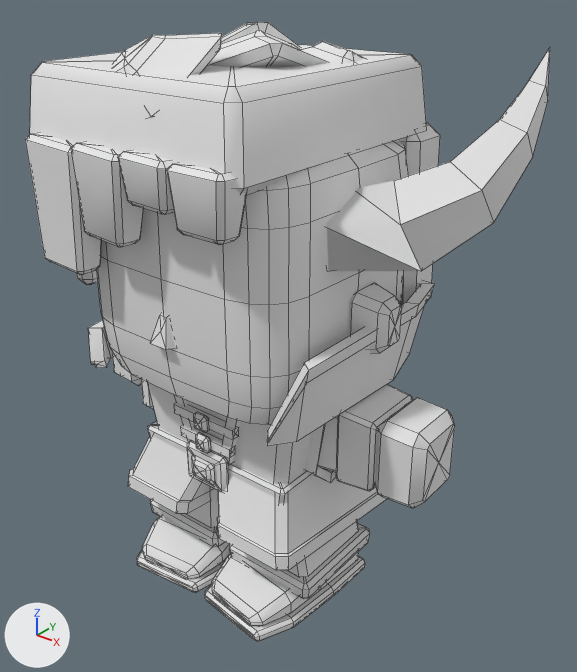
Two versions of the Blender file ArtSource/dante/redesign-20261005/dante_redesign.blend, one commit apart.
Rendered twice from a 50 mm lens placed at (0.669, -0.757, 0.872), pointed at (0.04, 0.029, 0.385). Arrows for +X, +Y and +Z are at lower left; the lights stay in place. The older version comes first. Mesh edges are drawn as thin lines.

In view in the first picture: 'body-mesh', 'head-mesh'.
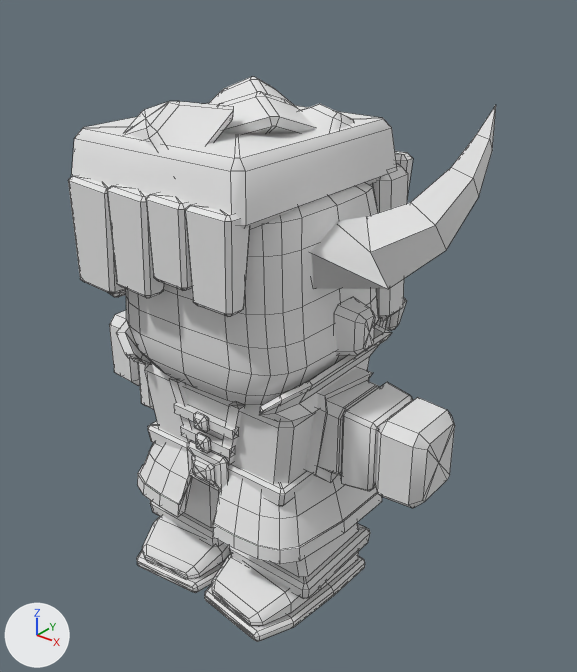
Changed parts and their boxes [x1, y1, x2, y2] in the pictures (577 x 672 px; the box of a moved part takes in the faces that stretch with it):
'head-mesh', reshaped (18% narrower, 18% shorter)
    before: [25, 22, 550, 424]
    after: [68, 77, 496, 405]
'body-mesh', reshaped (8% shorter)
    before: [88, 281, 455, 642]
    after: [109, 310, 455, 642]
part 1 of me_body_mesh_001, rebuilt
    before: [88, 281, 435, 446]
    after: [117, 320, 392, 422]
part 2 of me_body_mesh_001, rebuilt
    before: [217, 474, 387, 570]
    after: [137, 443, 382, 564]
part 3 of me_body_mesh_001, deleted
    before: [128, 436, 213, 514]
part 4 of me_body_mesh_001, reshaped
    before: [317, 384, 409, 491]
    after: [317, 381, 409, 491]
part 5 of me_body_mesh_001, moved or reshaped
    before: [141, 379, 150, 407]
    after: [138, 363, 150, 407]
part 6 of me_head_mesh_001, moved or reshaped
    before: [350, 283, 402, 353]
    after: [334, 297, 375, 355]
part 7 of me_head_mesh_001, moved or reshaped
    before: [30, 44, 427, 195]
    after: [71, 103, 397, 229]
part 8 of me_head_mesh_001, moved or reshaped
    before: [402, 123, 440, 305]
    after: [373, 164, 408, 319]
part 9 of me_head_mesh_001, moved or reshaped (mostly hidden)
    before: [77, 269, 98, 285]
    after: [109, 289, 126, 297]
part 10 of me_head_mesh_001, moved or reshaped
    before: [326, 48, 550, 271]
    after: [311, 105, 496, 289]
part 11 of me_head_mesh_001, rebuilt (19% narrower, 21% shorter)
    before: [97, 142, 408, 424]
    after: [126, 183, 379, 405]
part 12 of me_head_mesh_001, rebuilt (not visible before)
    after: [386, 297, 407, 330]
part 13 of me_head_mesh_001, deleted
    before: [300, 41, 366, 63]
part 14 of me_head_mesh_001, deleted
    before: [167, 163, 247, 245]
part 15 of me_head_mesh_001, deleted
    before: [25, 133, 101, 275]
part 16 of me_head_mesh_001, deleted
    before: [151, 314, 175, 350]
part 17 of me_head_mesh_001, cut back
    before: [71, 22, 328, 247]
    after: [68, 77, 413, 329]

What changed in the scene script:
```text
Change me_body_mesh_001:
    remove me_body_mesh_001.from_pydata(...)  # 989 vertices, 1124 faces; spans x -0.292..0.292, y -0.16..0.199, z 0.0..0.462
    add me_body_mesh_001.from_pydata(...)  # 1129 vertices, 1280 faces; spans x -0.292..0.292, y -0.147..0.16, z 0.0..0.398
    me_body_mesh_001 part 1: the loose piece of 56 vertices spanning x -0.201..0.212, y -0.16..0.199, z 0.346..0.462 is rebuilt with 74 vertices and now spans x -0.164..0.164, y -0.129..0.159, z 0.338..0.398
    me_body_mesh_001 part 2: the loose piece of 41 vertices spanning x 0.0..0.158, y -0.13..0.156, z 0.1..0.226 is rebuilt with 170 vertices and now spans x -0.162..0.162, y -0.134..0.16, z 0.1..0.226
    me_body_mesh_001 part 3: the loose piece of 41 vertices spanning x -0.158..0.0, y -0.13..0.156, z 0.1..0.226 is deleted
    me_body_mesh_001 part 4
    8 faces are deleted
    4 vertices in x 0.168..0.173, y 0.063..0.07, z 0.232..0.239 move by (0.008, 0.0, -0.001)
    4 vertices in x 0.168..0.173, y 0.063..0.07, z 0.336..0.343 move by (0.008, 0.0, 0.002)
    4 vertices in x 0.168..0.173, y -0.035..-0.028, z 0.336..0.343 move by (0.008, -0.001, 0.002)
    4 vertices in x 0.168..0.173, y -0.035..-0.028, z 0.232..0.239 move by (0.008, -0.001, -0.001)
    1 vertex moves from x 0.168, y 0.017, z 0.288 to x 0.176, y 0.017, z 0.288
    34 vertices are added at x 0.158..0.184, y -0.032..0.066, z 0.235..0.341
    48 new faces join them
    me_body_mesh_001 part 5
    34 vertices in x -0.2..-0.161, y -0.049..0.083, z 0.217..0.359 move by (-0.004, 0.0, 0.0)
    4 vertices in x -0.198..-0.19, y 0.052..0.063, z 0.239..0.25 move by (0.028, 0.001, -0.001)
    4 vertices in x -0.198..-0.19, y 0.052..0.063, z 0.326..0.337 move by (0.028, 0.001, 0.001)
    3 vertices in x -0.198..-0.19, y -0.029..-0.021, z 0.326..0.337 move by (0.028, -0.001, 0.001)
    3 vertices in x -0.198..-0.19, y -0.029..-0.021, z 0.239..0.25 move by (0.028, -0.001, -0.001)
    3 vertices move from x -0.19, y -0.018..0.017, z 0.247..0.329 to x -0.162, y -0.018..0.017, z 0.246..0.33
Change me_head_mesh_001:
    remove me_head_mesh_001.from_pydata(...)  # 807 vertices, 929 faces; spans x -0.216..0.322, y -0.211..0.24, z 0.318..0.789
    add me_head_mesh_001.from_pydata(...)  # 958 vertices, 1105 faces; spans x -0.181..0.27, y -0.177..0.204, z 0.323..0.716
    me_head_mesh_001 part 6: the loose piece of 34 vertices spanning x 0.164..0.216, y -0.017..0.043, z 0.414..0.498 is scaled about its middle by 0.84, then moved by (-0.03, -0.002, -0.018)
    me_head_mesh_001 part 7: the loose piece of 34 vertices spanning x -0.198..0.15, y -0.192..0.192, z 0.646..0.752 is scaled about its middle by (0.84, 0.84, 0.717), then moved by (0.004, 0.0, -0.063)
    me_head_mesh_001 part 8: the loose piece of 34 vertices spanning x -0.19..0.166, y 0.134..0.212, z 0.408..0.664 is scaled about its middle by 0.84, then moved by (0.002, -0.027, -0.031)
    me_head_mesh_001 part 9: the loose piece of 34 vertices spanning x -0.208..-0.166, y -0.157..-0.053, z 0.455..0.653 is scaled about its middle by 0.84, then moved by (0.03, 0.017, -0.034)
    me_head_mesh_001 part 10: the loose piece of 26 vertices spanning x 0.16..0.322, y -0.067..0.24, z 0.53..0.765 is scaled about its middle by 0.84, then moved by (-0.039, -0.013, -0.049)
    me_head_mesh_001 part 11: the loose piece of 194 vertices spanning x -0.172..0.172, y -0.163..0.163, z 0.343..0.661 is rebuilt with 218 vertices and now spans x -0.152..0.152, y -0.137..0.137, z 0.343..0.61
    me_head_mesh_001 part 12: the loose piece of 34 vertices spanning x 0.059..0.157, y 0.151..0.215, z 0.353..0.432 is rebuilt with 34 vertices and now spans x 0.049..0.132, y 0.162..0.2, z 0.352..0.415
    me_head_mesh_001 part 13: the loose piece of 34 vertices spanning x 0.019..0.133, y 0.02..0.135, z 0.696..0.771 is deleted
    me_head_mesh_001 part 14: the loose piece of 34 vertices spanning x 0.064..0.144, y -0.206..-0.158, z 0.599..0.675 is deleted
    me_head_mesh_001 part 15: the loose piece of 34 vertices spanning x -0.174..-0.082, y -0.208..-0.156, z 0.51..0.675 is deleted
    me_head_mesh_001 part 16: the loose piece of 9 vertices spanning x -0.017..0.017, y -0.175..-0.16, z 0.432..0.474 is deleted
    me_head_mesh_001 part 17: 170 vertices removed from x -0.167..0.093, y -0.211..0.182, z 0.564..0.789; 408 vertices added at x -0.153..0.131, y -0.177..0.196, z 0.362..0.716
    other edits to the shape of me_head_mesh_001 do not show in these pictures
```
